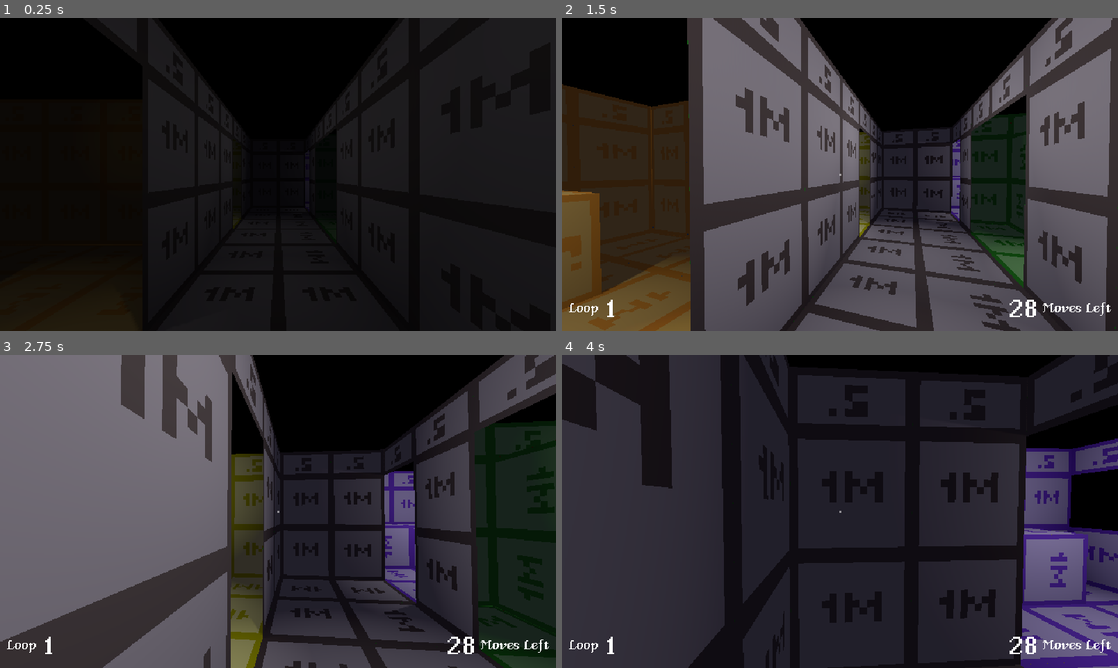
Above: before the commit, frames 1-4 (two rows, left to right).
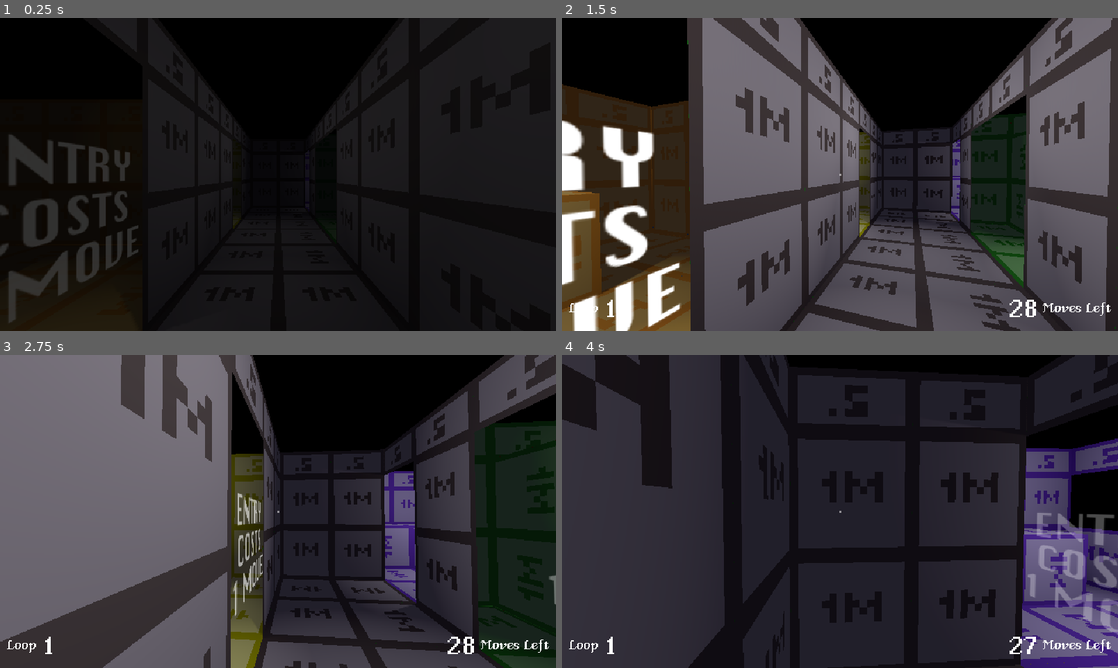
Above: after the commit, the same moments.

Repository: ohiogauze/sj24-game
Game: Godot game, scene res://rooms/01_house/01_house.tscn
The game is run twice, just before and just after one commit, with the same random seed, the same clock (stepped at 60 frames per second) and the same inputs. The project has no main scene, so this scene is started directly.
Inputs (mouse positions are in pixels of both pictures, inside the frame that each line leads up to):
- Up to frame 1 (0.25 s): no input
- Up to frame 2 (1.5 s): tap Enter at 0.5 s; move the mouse to (867, 174) at 0.52 s; hold W (move_forward) from 0.53 s (still down); click (867, 174) at 0.6 s; tap Space (jump) at 0.77 s; move the mouse to (812, 174) at 1.27 s; click (812, 174) at 1.35 s
- Up to frame 3 (2.75 s): keep holding W (move_forward); tap Space (jump) at 1.52 s; move the mouse to (289, 505) at 2.02 s; click (289, 505) at 2.1 s
- Up to frame 4 (4 s): keep holding W (move_forward); move the mouse to (834, 517) at 2.77 s; click (834, 517) at 2.85 s; tap Space (jump) at 3.02, 3.77 s; move the mouse to (878, 514) at 3.52 s; click (878, 514) at 3.6 s

The runs differ from the first frame. In frame 1, 3.9% of the frame differs, in the area x 0-25%, y 37-98%; in frame 2, 5.0%, in the area x 0-22%, y 32-100%; in frame 3, 0.6%; in frame 4, 1.8%.

Commit message:
Add doorway portals

Diff:
--- /dev/null
+++ b/modules/portals/double_width_portal.tscn
@@ -0,0 +1,33 @@
+[gd_scene load_steps=6 format=3 uid="uid://cxncwsmx16umy"]
+
+[ext_resource type="Script" path="res://modules/portals/portal.gd" id="1_e3ph3"]
+[ext_resource type="Texture2D" uid="uid://c6kspm455s3dr" path="res://modules/portals/entry_cost.png" id="2_15q1d"]
+
+[sub_resource type="BoxShape3D" id="BoxShape3D_kc3t4"]
+size = Vector3(2, 2, 0)
+
+[sub_resource type="StandardMaterial3D" id="StandardMaterial3D_r4sk5"]
+resource_local_to_scene = true
+transparency = 1
+shading_mode = 0
+albedo_texture = ExtResource("2_15q1d")
+
+[sub_resource type="PlaneMesh" id="PlaneMesh_v7jsy"]
+resource_local_to_scene = true
+material = SubResource("StandardMaterial3D_r4sk5")
+size = Vector2(1, 1)
+
+[node name="DoubleWidthPortal" type="Area3D"]
+script = ExtResource("1_e3ph3")
+
+[node name="CollisionShape3D" type="CollisionShape3D" parent="."]
+transform = Transform3D(1, 0, 0, 0, 1, 0, 0, 0, 1, 0, 1, 0)
+shape = SubResource("BoxShape3D_kc3t4")
+
+[node name="ZPlusNotice" type="MeshInstance3D" parent="."]
+transform = Transform3D(1, 0, 0, 0, -4.37114e-08, -1, 0, 1, -4.37114e-08, 0, 1, 0)
+mesh = SubResource("PlaneMesh_v7jsy")
+
+[node name="ZMinusNotice" type="MeshInstance3D" parent="."]
+transform = Transform3D(-1, -8.74228e-08, 3.82137e-15, 0, -4.37114e-08, -1, 8.74228e-08, -1, 4.37114e-08, 0, 1, 0)
+mesh = SubResource("PlaneMesh_v7jsy")
--- /dev/null
+++ b/modules/portals/portal.gd
@@ -0,0 +1,34 @@
+class_name Portal
+extends Area3D
+## Counts moves when player passes through.
+
+
+const MIN_DISTANCE = 1.0
+const MAX_DISTANCE = 2.5
+
+
+func _ready() -> void:
+	body_entered.connect(func (body):
+		if body is Player:
+			ProgressManager.consume_move()
+	)
+
+
+func _process(_delta: float) -> void:
+	var camera := get_viewport().get_camera_3d()
+	var camera_pos = Vector2(camera.global_position.x, camera.global_position.z)
+	var pos = Vector2(global_position.x, global_position.z)
+	var distance = camera_pos.distance_to(pos)
+
+	if distance > MAX_DISTANCE:
+		set_opacity(0.0)
+	elif distance < MIN_DISTANCE:
+		set_opacity(1.0)
+	else:
+		set_opacity(1.0 - (distance - MIN_DISTANCE) / (MAX_DISTANCE - MIN_DISTANCE))
+
+
+func set_opacity(opacity: float):
+	for child in get_children():
+		if child is MeshInstance3D:
+			child.get_active_material(0).albedo_color.a = opacity
--- /dev/null
+++ b/modules/portals/single_width_portal.tscn
@@ -0,0 +1,33 @@
+[gd_scene load_steps=6 format=3 uid="uid://t54kyl8fuxxb"]
+
+[ext_resource type="Script" path="res://modules/portals/portal.gd" id="1_apmcb"]
+[ext_resource type="Texture2D" uid="uid://c6kspm455s3dr" path="res://modules/portals/entry_cost.png" id="2_7cfrs"]
+
+[sub_resource type="BoxShape3D" id="BoxShape3D_kc3t4"]
+size = Vector3(1, 2, 0)
+
+[sub_resource type="StandardMaterial3D" id="StandardMaterial3D_r4sk5"]
+resource_local_to_scene = true
+transparency = 1
+shading_mode = 0
+albedo_texture = ExtResource("2_7cfrs")
+
+[sub_resource type="PlaneMesh" id="PlaneMesh_v7jsy"]
+resource_local_to_scene = true
+material = SubResource("StandardMaterial3D_r4sk5")
+size = Vector2(1, 1)
+
+[node name="SingleWidthPortal" type="Area3D"]
+script = ExtResource("1_apmcb")
+
+[node name="CollisionShape3D" type="CollisionShape3D" parent="."]
+transform = Transform3D(1, 0, 0, 0, 1, 0, 0, 0, 1, 0, 1, 0)
+shape = SubResource("BoxShape3D_kc3t4")
+
+[node name="ZPlusNotice" type="MeshInstance3D" parent="."]
+transform = Transform3D(1, 0, 0, 0, -4.37114e-08, -1, 0, 1, -4.37114e-08, 0, 1, 0)
+mesh = SubResource("PlaneMesh_v7jsy")
+
+[node name="ZMinusNotice" type="MeshInstance3D" parent="."]
+transform = Transform3D(-1, -8.74228e-08, 3.82137e-15, 0, -4.37114e-08, -1, 8.74228e-08, -1, 4.37114e-08, 0, 1, 0)
+mesh = SubResource("PlaneMesh_v7jsy")
--- a/rooms/01_house/01_house.tscn
+++ b/rooms/01_house/01_house.tscn
@@ -6,7 +6,9 @@
 [ext_resource type="PackedScene" uid="uid://b5h2j6jrbdq4r" path="res://modules/hud/hud.tscn" id="4_ef6py"]
 [ext_resource type="Script" path="res://classes/state_machine/state_machine.gd" id="5_4xrjg"]
 [ext_resource type="PackedScene" uid="uid://dmx8b4sw6bn8s" path="res://objects/cupboard/cupboard.tscn" id="5_t3hu2"]
+[ext_resource type="PackedScene" uid="uid://t54kyl8fuxxb" path="res://modules/portals/single_width_portal.tscn" id="6_5p83s"]
 [ext_resource type="Script" path="res://rooms/01_house/states/intro.gd" id="6_gqxir"]
+[ext_resource type="PackedScene" uid="uid://cxncwsmx16umy" path="res://modules/portals/double_width_portal.tscn" id="7_og2be"]
 [ext_resource type="Script" path="res://rooms/01_house/states/conversation.gd" id="8_1eogj"]
 [ext_resource type="Script" path="res://classes/ui/curtain.gd" id="8_cdra5"]
 [ext_resource type="Script" path="res://rooms/01_house/states/movement.gd" id="8_do8sy"]
@@ -110,6 +112,23 @@
 [node name="Cupboard" parent="Objects" instance=ExtResource("5_t3hu2")]
 transform = Transform3D(-4.37114e-08, 0, 1, 0, 1, 0, -1, 0, -4.37114e-08, 8.74061, 0, -2)
 
+[node name="Portals" type="Node" parent="."]
+
+[node name="SpareBedroom" parent="Portals" instance=ExtResource("6_5p83s")]
+transform = Transform3D(-4.37114e-08, 0, -1, 0, 1, 0, 1, 0, -4.37114e-08, 0, 0, -9)
+
+[node name="ChildBedroom" parent="Portals" instance=ExtResource("6_5p83s")]
+transform = Transform3D(-4.37114e-08, 0, -1, 0, 1, 0, 1, 0, -4.37114e-08, -2, 0, -7)
+
+[node name="MasterBedroom" parent="Portals" instance=ExtResource("6_5p83s")]
+transform = Transform3D(-4.37114e-08, 0, -1, 0, 1, 0, 1, 0, -4.37114e-08, -2, 0, -3)
+
+[node name="Kitchen" parent="Portals" instance=ExtResource("7_og2be")]
+transform = Transform3D(-4.37114e-08, 0, -1, 0, 1, 0, 1, 0, -4.37114e-08, 0, 0, -6.5)
+
+[node name="LivingRoom" parent="Portals" instance=ExtResource("7_og2be")]
+transform = Transform3D(-4.37114e-08, 0, -1, 0, 1, 0, 1, 0, -4.37114e-08, 5, 0, -3.5)
+
 [node name="StateMachine" type="Node" parent="."]
 script = ExtResource("5_4xrjg")
 host = NodePath("..")
Binary file added: modules/portals/entry_cost.png
Not shown, added: modules/portals/entry_cost.png.import
Not shown: 1 places in rooms/01_house/01_house.tscn that only renumber resources
